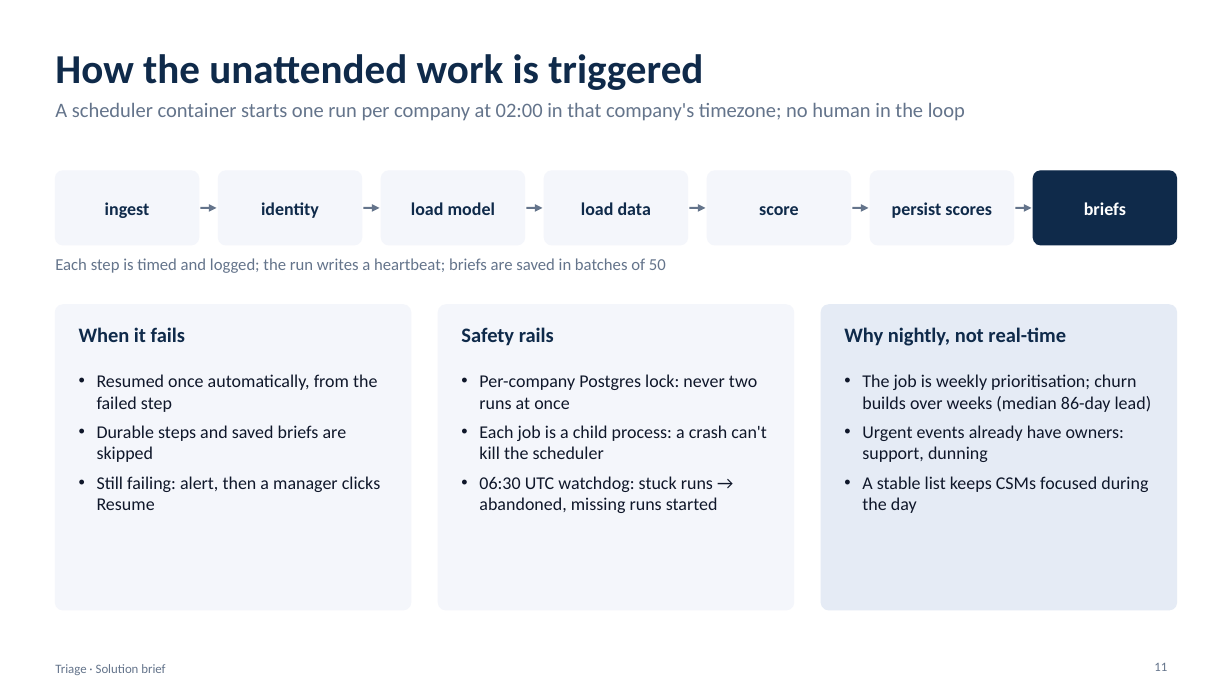
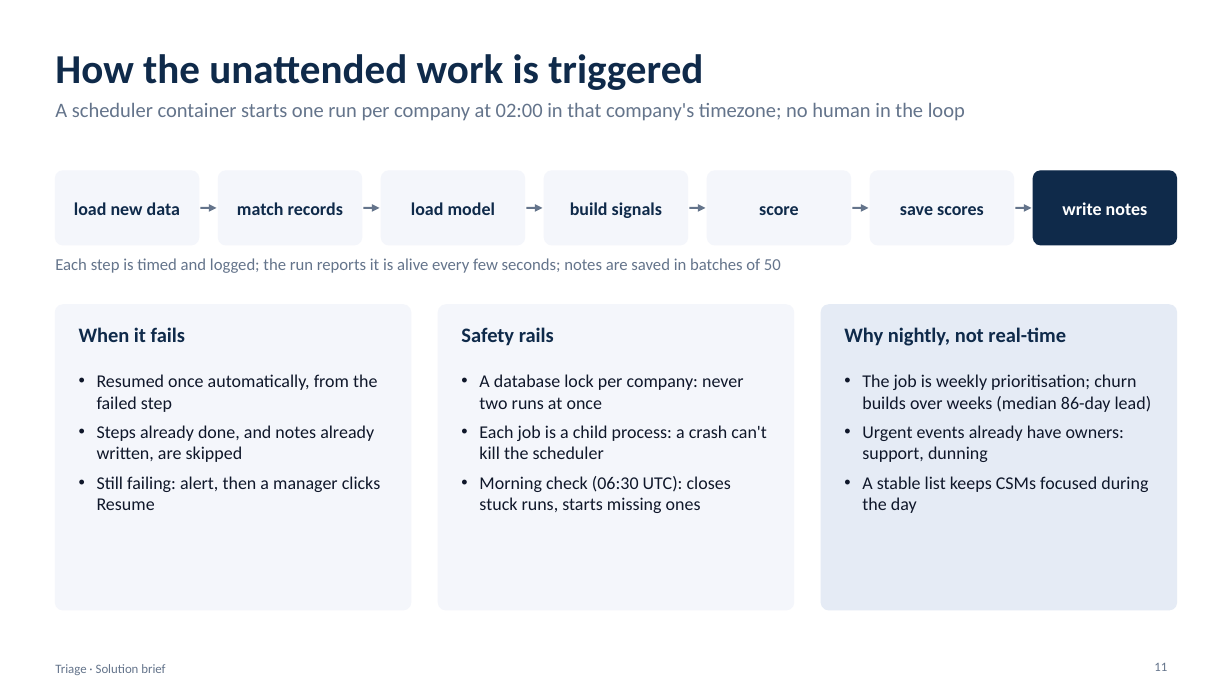
Before and after one commit to kuldeep24680/csm-triage, a slide deck: slide 11 of project_context/Triage_Solution_Brief.pptx. Drawn at 1232x693 pixels with LibreOffice and Linux fonts; fonts in the diff are those of the drawing. Boxes give left, top, right and bottom in pixels: in the first picture for what was removed or moved away, otherwise in the second. Text is boxed around its words. In the diff, an @@ line names an element or a change of style, - is before the commit and + after.

Commit message:
Solution brief: plain-language wording and a glossary slide

```diff
--- a/project_context/Triage_Solution_Brief.pptx
+++ b/project_context/Triage_Solution_Brief.pptx
@@ text at box(74, 202, 180, 215): text changed @@
-ingest
+load new data
@@ text at box(237, 202, 343, 215): text changed @@
-identity
+match records
@@ text at box(570, 202, 662, 218): text changed @@
-load data
+build signals
@@ text at box(900, 206, 984, 215): text changed @@
-persist scores
+save scores
@@ text at box(1062, 202, 1148, 215): text changed @@
-briefs
+write notes
@@ text at box(55, 258, 781, 273): text changed @@
-Each step is timed and logged; the run writes a heartbeat; briefs are saved in batches of 50
+Each step is timed and logged; the run reports it is alive every few seconds; notes are saved in batches of 50
@@ text at box(479, 374, 743, 409): text changed @@
-• Per-company Postgres lock: never two runs at once
+• A database lock per company: never two runs at once
@@ text at box(97, 425, 374, 462): text changed @@
-• Durable steps and saved briefs are skipped
+• Steps already done, and notes already written, are skipped
@@ text at box(479, 476, 731, 513): text changed @@
-• 06:30 UTC watchdog: stuck runs → abandoned, missing runs started
+• Morning check (06:30 UTC): closes stuck runs, starts missing ones
```
Also in this commit, not shown: 14 other slides changed, 1 slide added.
